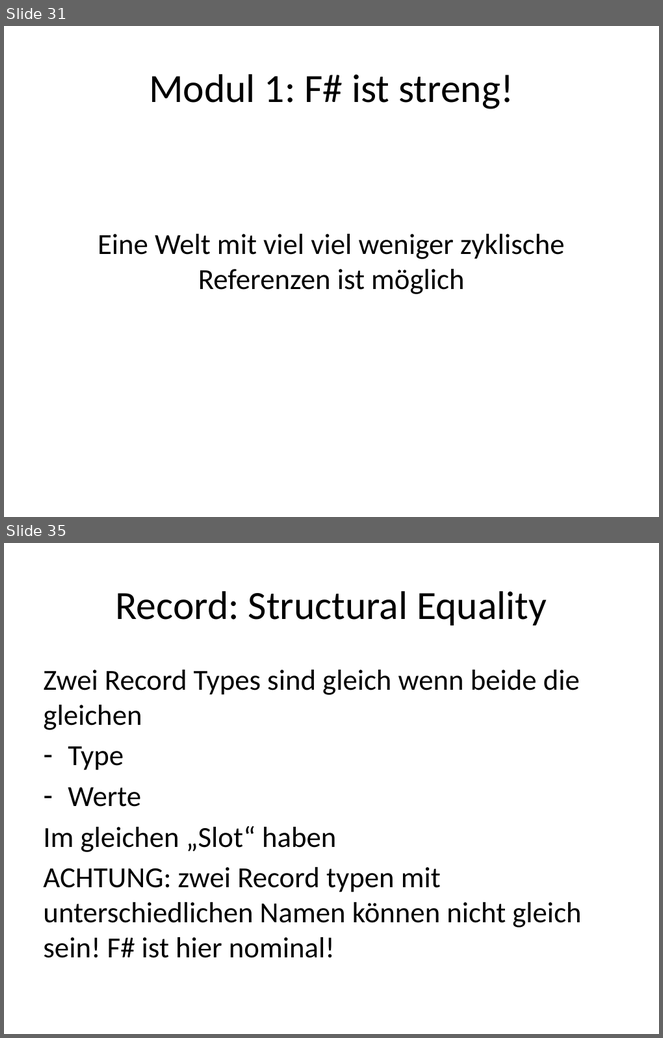
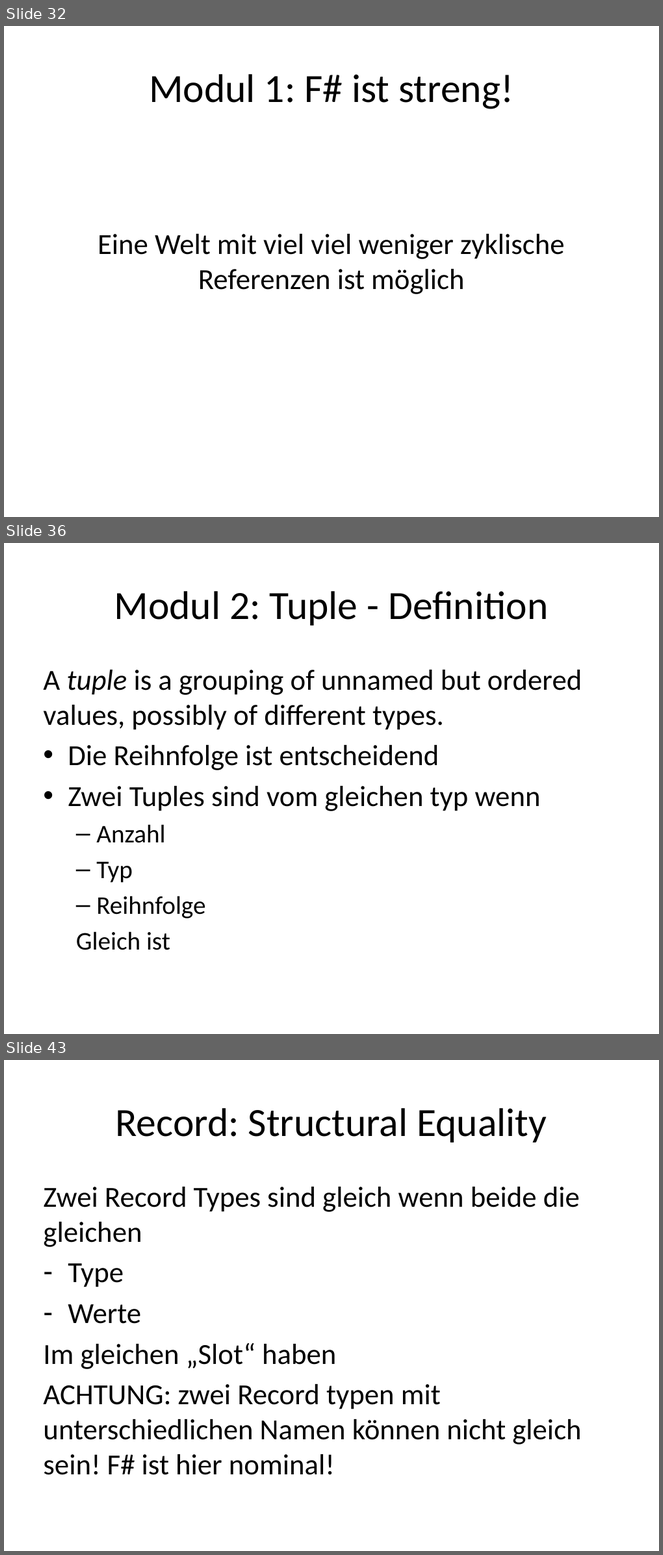
Before and after one commit to nasserbrake/Spartakiade2017, a slide deck: FSharp.pptx. Shown one above the other, each under a label of ours: slides 31 and 35 before the commit, slides 32, 36 and 43 after it; the slides between them are not shown. The pictures are 663x1038 and 663x1555 pixels, drawn with LibreOffice and Linux fonts; fonts in the diff are those of the drawing. Boxes give left, top, right and bottom in pixels: in the first picture for what was removed or moved away, otherwise in the second. Text is boxed around its words. In the diff, an @@ line names an element or a change of style, - is before the commit and + after.

Commit message:
Tuple

```diff
--- a/FSharp.pptx
+++ b/FSharp.pptx
@@ slide 36 added at bbox=[4, 543, 659, 1034], background #FFFFFF @@
@@ title added at bbox=[114, 591, 548, 626], 44 pt, text #000000 @@
+Modul 2: Tuple - Definition
@@ text added at bbox=[43, 670, 582, 951], 32 pt, text #000000 @@
+A tuple is a grouping of unnamed but ordered values, possibly of different types.
+• Die Reihnfolge ist entscheidend
+• Zwei Tuples sind vom gleichen typ wenn
+  – Anzahl
+  – Typ
+  – Reihnfolge
+  Gleich ist
@@ what was slide 31 is now slide 32 @@
@@ what was slide 35 is now slide 43 @@
```
Also in this commit, not shown: 6 slides changed, 7 other slides added, 3 other files.
